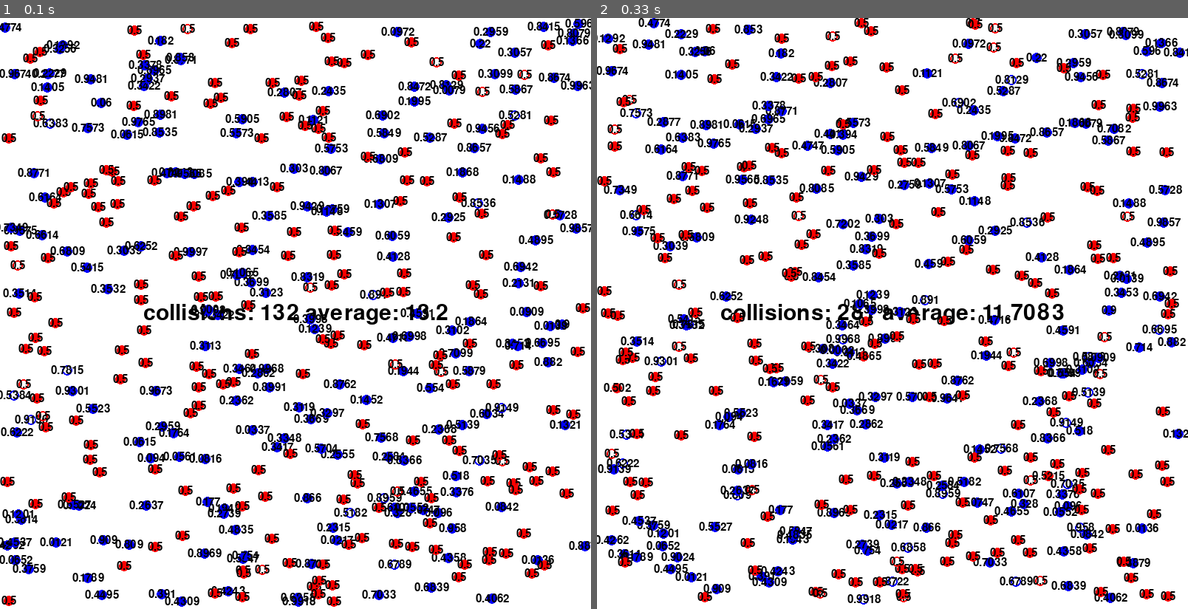
Above: before the commit, frames 1-2 (left to right).
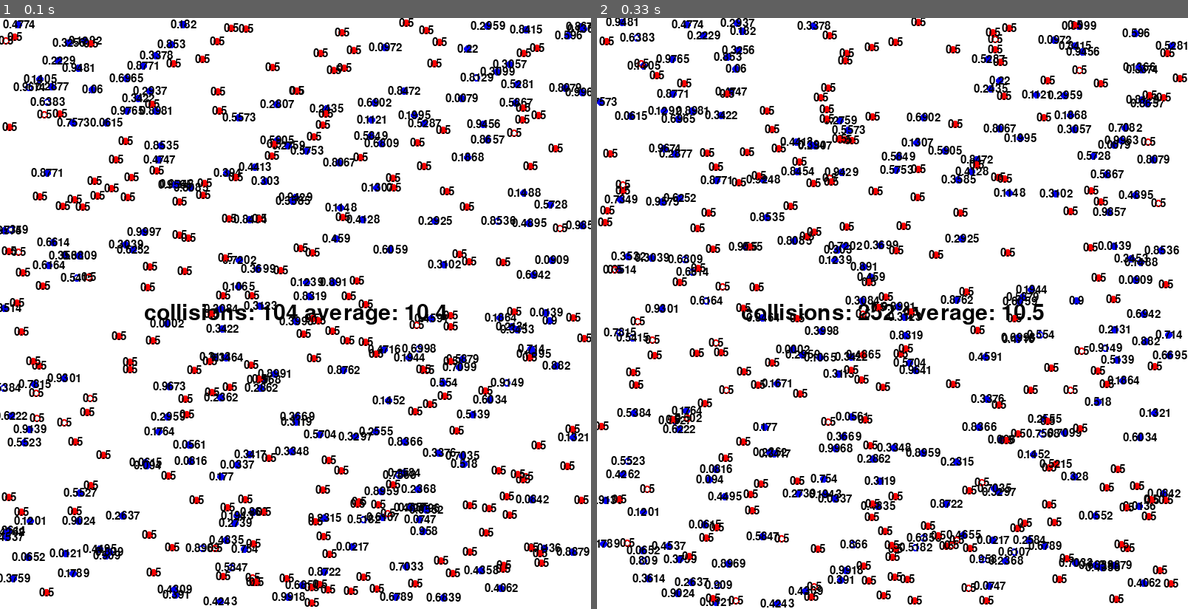
Above: after the commit, the same moments.

Repository: courtiol/choosiness
Game: pygame game, started from simulate.py
The game is run twice, just before and just after one commit, with the same random seed, the same clock (stepped at 60 frames per second) and the same inputs.
Inputs:
- Up to frame 1 (0.1 s): no input
- Up to frame 2 (0.33 s): no input

The runs differ from the first frame. In frame 1, 30% of the frame differs, in the area x 0-100%, y 0-100%; in frame 2, 30%.

Commit message:
ToDo in environment done: itemSize and itemSpeed now in constructor

Diff:
--- a/CSimulation.py
+++ b/CSimulation.py
@@ -14,8 +14,7 @@
     Stores the settings of the simulation
     """
     def __init__(self):
-        self.width = 800
-        self.height = 800
+        #parameters regarding the population and individuals
         self.size_of_population = 400
         self.sex_ratio = 0.5
         self.s = 0.999
@@ -23,6 +22,12 @@
         self.latency_females = 0.95
         self.mutation_range = 0.05
         self.mutation_rate = 1
+
+        #parameters for environment
+        self.width = 800
+        self.height = 800
+        self.size_of_individuals = 5
+        self.speed_of_individuals = 7
 
         self.collision_counter = 0
         self.step_counter = 1
@@ -37,7 +42,9 @@
     def __init__(self):
         self.settings = CSimulationSettings()
         # set the environment in which the population is placed
-        self.env = Environment.Environment(self.settings.width, self.settings.height)
+        self.env = Environment.Environment(width=self.settings.width, height=self.settings.height,
+                                           itemSize=self.settings.size_of_individuals,
+                                           itemSpeed=self.settings.speed_of_individuals)
         # create a population of males on random positions in that environment
         self.population = CPopulation.CPopulation(self.settings.size_of_population, self.settings.sex_ratio,
                                                   self.settings.s, self.settings.latency_males,
--- a/Environment.py
+++ b/Environment.py
@@ -26,7 +26,7 @@
     Defines the structure of the environment (e.g.boundary of a simulation and its properties)
     """
 
-    def __init__(self, width, height):
+    def __init__(self, width, height, itemSize, itemSpeed):
         """
 
         :param width: the width of the environment
@@ -35,7 +35,8 @@
         """
         self.width = width
         self.height = height
-        self.objectSize = 7
+        self.itemSize = itemSize
+        self.itemSpeed = itemSpeed
 
     def _move(self, item):
         """
@@ -52,12 +53,11 @@
         :param item: the object that should be placed in the environment
         :return:
         """
-        x = random.uniform(self.objectSize, self.width - self.objectSize)
-        y = random.uniform(self.objectSize, self.height - self.objectSize)
+        x = random.uniform(self.itemSize, self.width - self.itemSize)
+        y = random.uniform(self.itemSize, self.height - self.itemSize)
         item.x = x
         item.y = y
-        item.direction = (1, 2)  # ToDo: changed that ?
-        item.speed = 5  # ToDo: general parameter
+        item.speed = self.itemSpeed
         item.angle = random.uniform(0, math.pi * 2)
 
     # ALEX checked untill there!
@@ -87,20 +87,20 @@
         :return:
         """
 
-        if item.x > self.width - self.objectSize:
-            item.x = 2 * (self.width - self.objectSize) - item.x
+        if item.x > self.width - self.itemSize:
+            item.x = 2 * (self.width - self.itemSize) - item.x
             item.angle = - item.angle
 
-        elif item.x < self.objectSize:
-            item.x = 2 * self.objectSize - item.x
+        elif item.x < self.itemSize:
+            item.x = 2 * self.itemSize - item.x
             item.angle = - item.angle
 
-        if item.y > self.height - self.objectSize:
-            item.y = 2 * (self.height - self.objectSize) - item.y
+        if item.y > self.height - self.itemSize:
+            item.y = 2 * (self.height - self.itemSize) - item.y
             item.angle = math.pi - item.angle
 
-        elif item.y < self.objectSize:
-            item.y = 2 * self.objectSize - item.y
+        elif item.y < self.itemSize:
+            item.y = 2 * self.itemSize - item.y
             item.angle = math.pi - item.angle
 
     def find_item(self, x, y, groups_of_items):
@@ -113,10 +113,10 @@
         """
         for group in groups_of_items:
             for item in group.males:
-                if math.hypot(item.x - x, item.y - y) <= self.objectSize:
+                if math.hypot(item.x - x, item.y - y) <= self.itemSize:
                     return item
             for item in group.females:
-                if math.hypot(item.x - x, item.y - y) <= self.objectSize:
+                if math.hypot(item.x - x, item.y - y) <= self.itemSize:
                     return item
         return None
 
@@ -135,14 +135,14 @@
         dy = p1.y - p2.y
 
         dist = math.hypot(dx, dy)
-        if dist < 2 * self.objectSize:
+        if dist < 2 * self.itemSize:
             collision_handler(p1, p2)
             angle = math.atan2(dy, dx) + 0.5 * math.pi
 
             p1.angle, p1.speed = add_vectors(p1.angle, 0, angle, p2.speed)
             p2.angle, p2.speed = add_vectors(p2.angle, 0, angle + math.pi, p1.speed)
 
-            overlap = 0.5 * (2 * self.objectSize - dist + 1)
+            overlap = 0.5 * (2 * self.itemSize - dist + 1)
             p1.x += math.sin(angle) * overlap
             p1.y -= math.cos(angle) * overlap
             p2.x -= math.sin(angle) * overlap
--- a/Visualization/VisualizationWithPygame/VisualizationOf2DEnvironment.py
+++ b/Visualization/VisualizationWithPygame/VisualizationOf2DEnvironment.py
@@ -93,18 +93,18 @@
         if individual.get_gender() == CIndividual.MALE:
             if individual.state == CIndividual.IN_LATENCY:
                 pygame.draw.circle(CVisualizationWithPygameBaseClass.screen, self.colour_of_males, (int(individual.x), int(individual.y)),
-                                   self.simulation.env.objectSize, self.thickness_latency)
+                                   self.simulation.env.itemSize, self.thickness_latency)
             else:
                 pygame.draw.circle(CVisualizationWithPygameBaseClass.screen, self.colour_of_males, (int(individual.x), int(individual.y)),
-                                   self.simulation.env.objectSize, self.thickness_available)
+                                   self.simulation.env.itemSize, self.thickness_available)
             self.print_text_on_screen(str(round(individual.q, 4)), int(individual.x), int(individual.y), 15)
         else:
             if individual.state == CIndividual.IN_LATENCY:
                 pygame.draw.circle(CVisualizationWithPygameBaseClass.screen, self.colour_of_females, (int(individual.x), int(individual.y)),
-                                   self.simulation.env.objectSize, self.thickness_latency)
+                                   self.simulation.env.itemSize, self.thickness_latency)
             else:
                 pygame.draw.circle(CVisualizationWithPygameBaseClass.screen, self.colour_of_females, (int(individual.x), int(individual.y)),
-                                   self.simulation.env.objectSize, self.thickness_available)
+                                   self.simulation.env.itemSize, self.thickness_available)
             self.print_text_on_screen(str(round(individual.phi, 4)), int(individual.x), int(individual.y), 15)
 
     def give_information_about_selected_individual(self):
